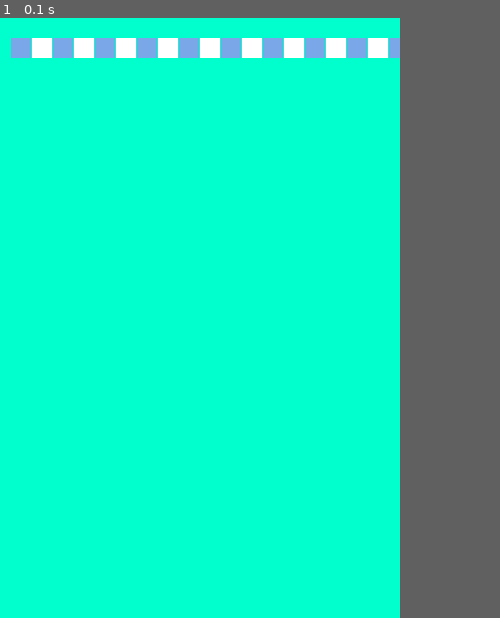
Above: before the commit, frame 1.
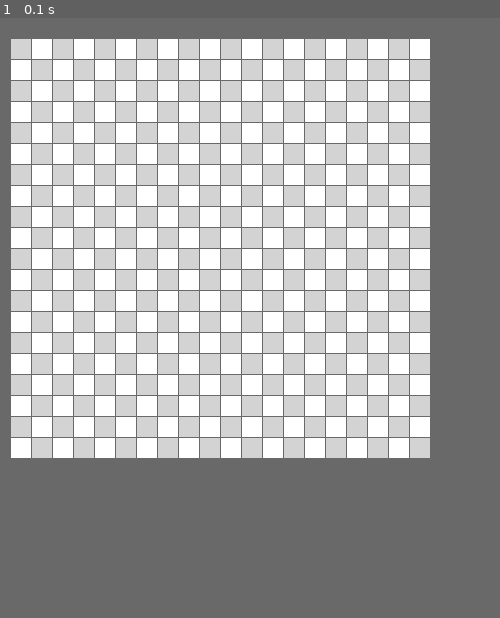
Above: after the commit, the same moment.

Repository: Roman-Blokhin/Python
Game: pygame game, started from my_code/snake/main.py
Same seed, same stepped clock (60 frames per second), same inputs: the game is played once before the commit and once after it.
Inputs:
- Up to frame 1 (0.1 s): no input
The window is 400x600 before the commit and 500x600 after it. Grey fills any space a smaller window leaves; there, only what the larger window draws over its background counts as a difference.

The runs differ from the first frame. In frame 1, 83% of the frame differs, in the area x 0-86%, y 0-100%.

Commit message:
Pygame. Game Snake. Делаем ряды

Diff:
--- a/my_code/snake/main.py
+++ b/my_code/snake/main.py
@@ -2,23 +2,21 @@
 
 # ------------------------------------ КОНСТАНТЫ ------------------------------------
 
-FRAME_COLOR = (0, 255, 204)  # 7. window color
+FRAME_COLOR = (105, 105, 105)  # 7. window color
 WHITE = (255, 255, 255)  # 10. rect color
-BLUE = (121, 167, 232)  # 15. rect color
+GREY = (211, 211, 211)  # 15. rect color
 
 SIZE_BLOCK = 20  # 12. rectangle's size
 COUNT_BLOCKS = 20  # 13. сколько у нас будет квадратиков на экране
 MARGIN = 1  # 17. отступ
 
-size = [400, 600]  # 1. переменная с размерами для окна
-
+size = [500, 600]  # 1. переменная с размерами для окна
 
 # ------------------------------------ ЭКРАН ------------------------------------
 
 # 2. создаем окно для игры
 screen = pygame.display.set_mode(size)
 pygame.display.set_caption('Змейка')  # 3. создаем заголовок окна
-
 
 # ------------------------------------ ЦИКЛ ОБРАБОТКИ СОБЫТИЙ ------------------------------------
 
@@ -33,15 +31,19 @@
     screen.fill(FRAME_COLOR)
 
     # 14. Цикл для создания множества квадратов
-    for column in range(COUNT_BLOCKS):
-        # 16. делаем проверку на четность, чтобы раскрасить наши квадраты
-        if column%2 == 0:
-            color = BLUE
-        else:
-            color = WHITE
-        # 11. рисуем квадратики нашего поля(место, цвет, [расположение и размер квадрата])
-        # пишем формулу в координате х - нач. точку координат умножаем на колонку и количество квадратов
-        # отступы мы используем MARGIN*column потому что много колонок
-        pygame.draw.rect(screen, color, [10+column*COUNT_BLOCKS + MARGIN*(column+1), 20, SIZE_BLOCK, SIZE_BLOCK])
+    for row in range(COUNT_BLOCKS):  # 17. делаем ряды
+        for column in range(COUNT_BLOCKS):
+            # 16. делаем проверку на четность, чтобы раскрасить наши квадраты
+            if (row + column) % 2 == 0:  # 18. добавляем к проверки четности еще и ряды - row
+                color = GREY
+            else:
+                color = WHITE
+            # 11. рисуем квадратики нашего поля(место, цвет, [расположение и размер квадрата])
+            # пишем формулу в координате х - нач. точку координат умножаем на колонку и количество квадратов
+            # отступы мы используем MARGIN*column потому что много колонок
+            pygame.draw.rect(screen, color, [10 + column * COUNT_BLOCKS + MARGIN * (column + 1),
+                            20 + row * COUNT_BLOCKS + MARGIN * (row + 1),  # 19. формула рядов
+                            SIZE_BLOCK,
+                            SIZE_BLOCK])
 
     pygame.display.flip()  # 9. экран переворачивается к нам лицом и мы видим результат работы
